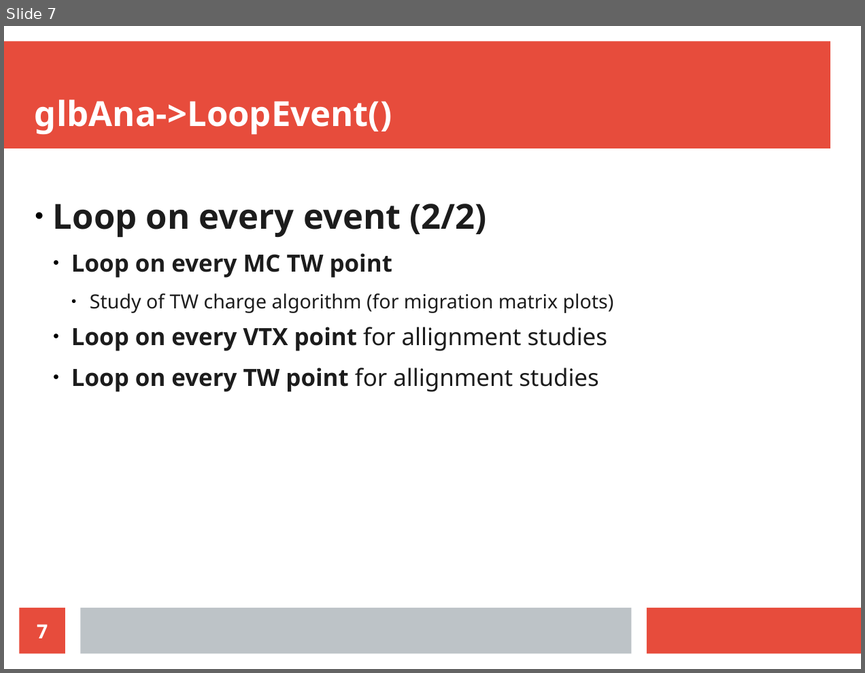
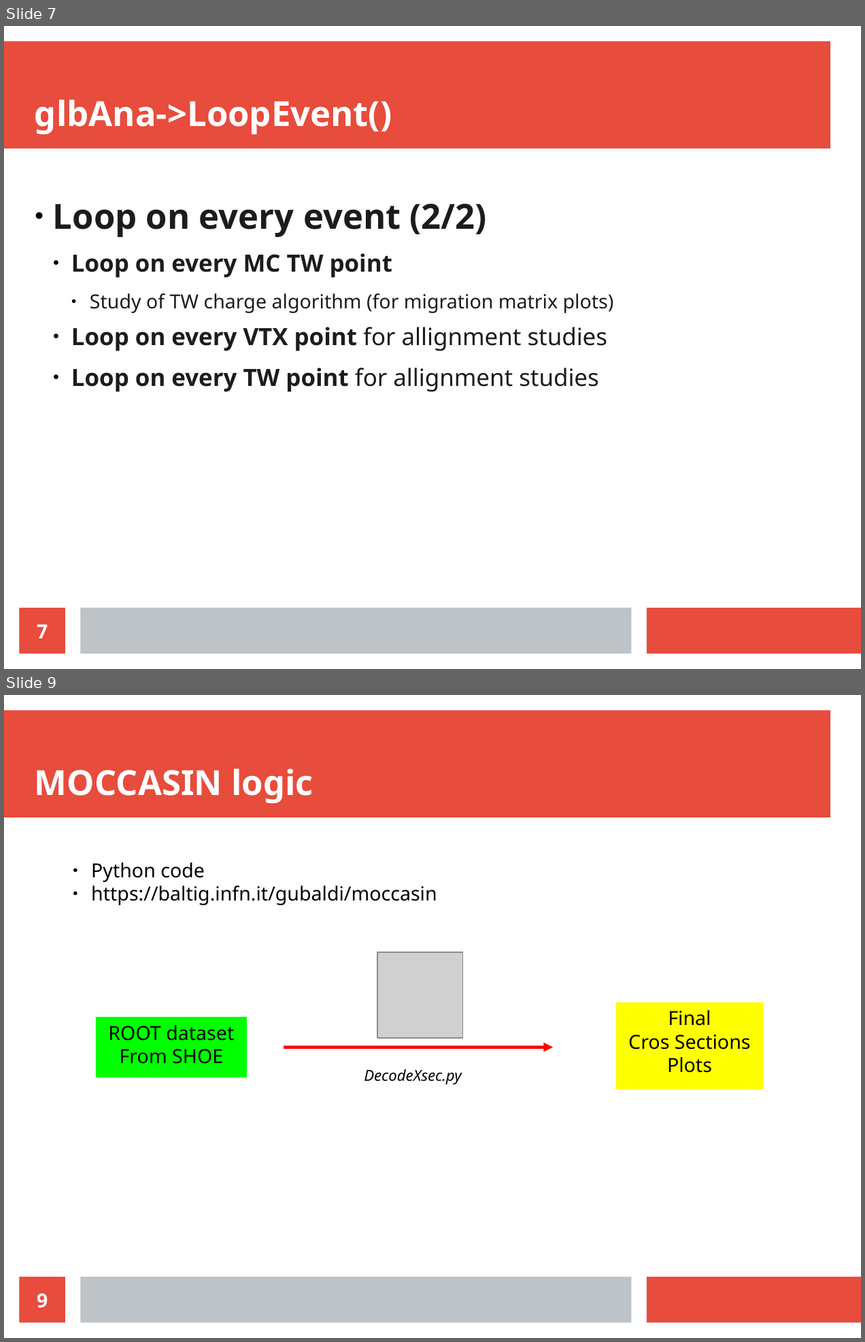
Before and after one commit to giacomoubaldi/FootPresentations, a slide deck: presentazioni/11-15 spiegazione classi/globalrecoana.odp. Shown one above the other, each under a label of ours: slide 7 before the commit, slides 7 and 9 after it; the slides between them are not shown. The pictures are 865x673 and 865x1342 pixels, drawn with LibreOffice and Linux fonts; fonts in the diff are those of the drawing; grey boxes stand for pictures. Boxes give left, top, right and bottom in pixels: in the first picture for what was removed or moved away, otherwise in the second. Text is boxed around its words. In the diff, an @@ line names an element or a change of style, - is before the commit and + after.

```diff
--- a/presentazioni/11-15 spiegazione classi/globalrecoana.odp
+++ b/presentazioni/11-15 spiegazione classi/globalrecoana.odp
@@ slide 9 added at [4, 695, 861, 1338], background #FFFFFF; not listed: 3 template elements that a slide beside it also shows @@
@@ title added at [35, 768, 313, 803], 32 pt, text #FFFFFF, bold @@
+MOCCASIN logic
@@ text added at [91, 862, 437, 905], 18 pt, text #000000 @@
+● Python code
+● https://baltig.infn.it/gubaldi/moccasin
@@ picture added at [377, 952, 463, 1038] @@
@@ rectangle added at [96, 1017, 247, 1078], fill #00FF00, 18 pt, text #000000 @@
+ROOT dataset
+From SHOE
@@ rectangle added at [616, 1002, 763, 1089], fill #FFFF00, 18 pt, text #000000 @@
+Final
+Cros Sections
+Plots
@@ arrow added from (284, 1047) to (553, 1047), #FF0000 2.83 pt @@
@@ text added at [364, 1069, 462, 1085], 14 pt, text #000000, italic @@
+DecodeXsec.py
@@ page number added at [20, 1276, 65, 1323], fill #E74C3C, 18 pt, text #FFFFFF, bold @@
+9
```
Also in this commit, not shown: 2 slides changed, 5 other slides added.
